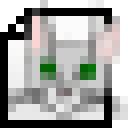
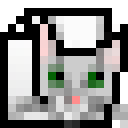
Before/after of a 128x128 layered artwork. What changed in the layer stack:
renamed "cat_16.png" to "PGE", moved it above "npc-9.png", painted on it over (8, 0, 128, 128)
